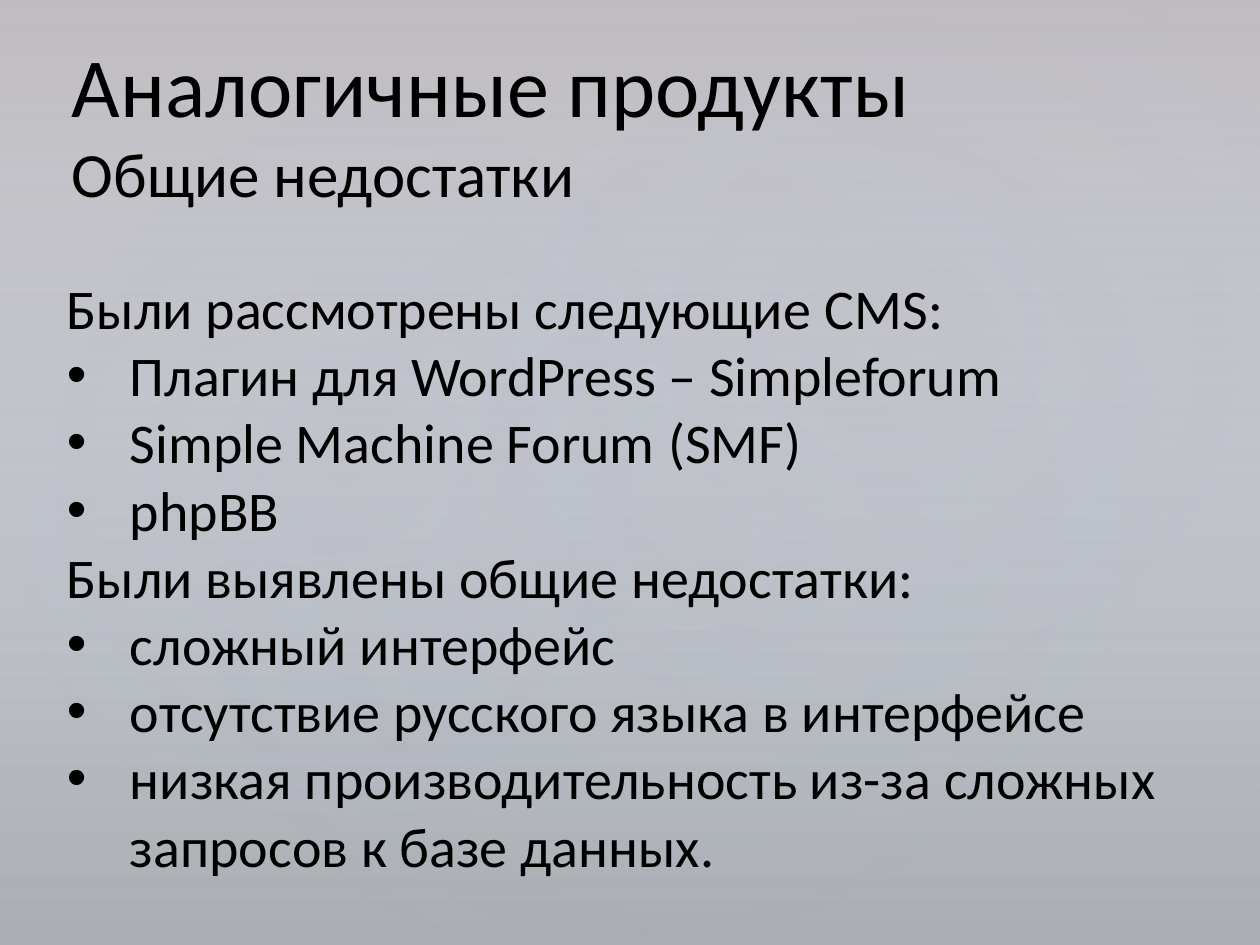
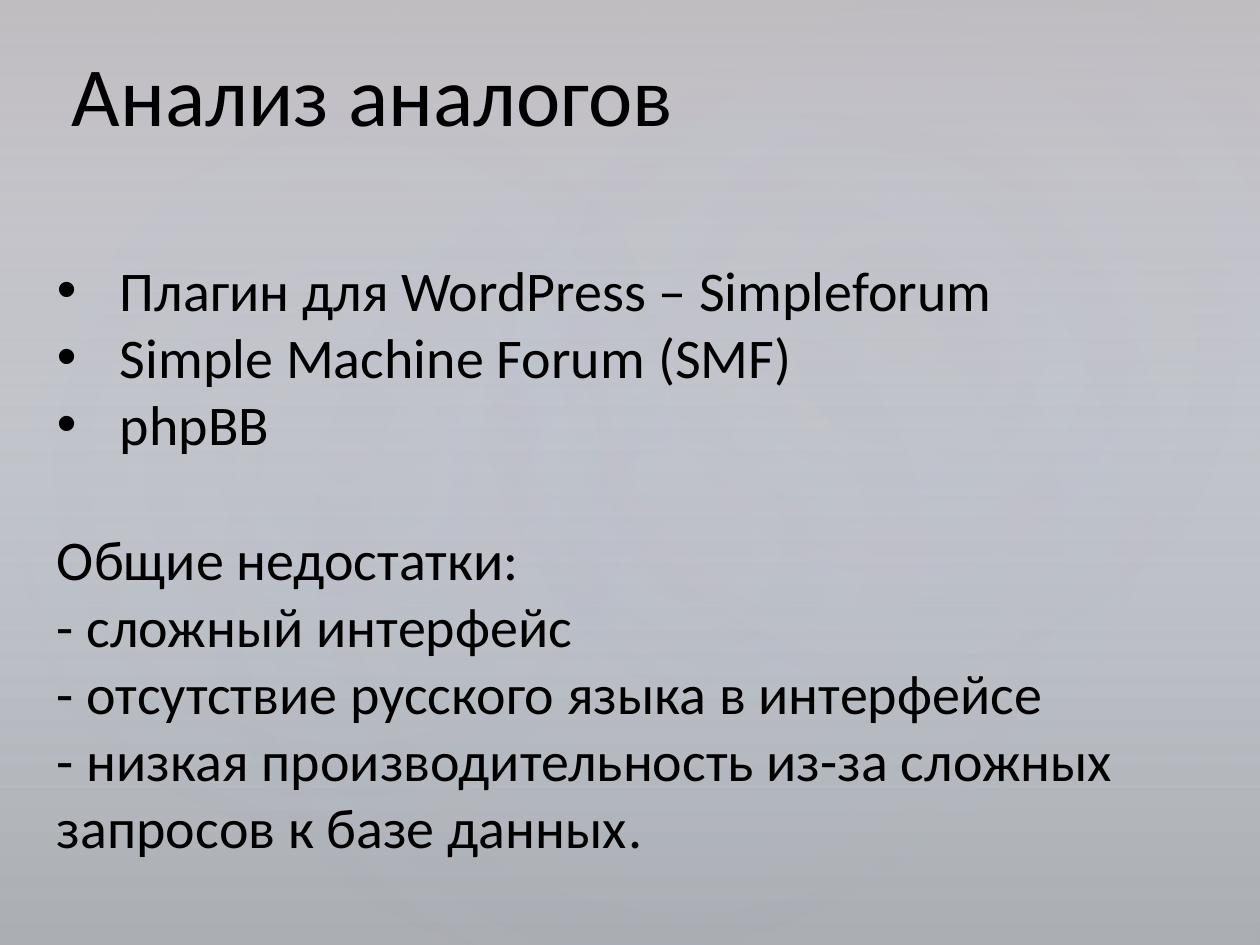
Before and after one commit to serpikovs/in40, a slide deck: slide 5 of !docs/common.pptx. Drawn at 1260x945 pixels with LibreOffice and Linux fonts; fonts in the diff are those of the drawing. Boxes give left, top, right and bottom in pixels: in the first picture for what was removed or moved away, otherwise in the second. Text is boxed around its words. In the diff, an @@ line names an element or a change of style, - is before the commit and + after.

```diff
--- a/!docs/common.pptx
+++ b/!docs/common.pptx
@@ text at (72, 72, 673, 127): text changed @@
-Аналогичные продукты
-Общие недостатки
+Анализ аналогов
@@ text "Плагин для WordPress – Simpleforum": place and size @@
-text "Плагин для WordPress – Simpleforum" at (67, 292, 1155, 876)
+text "Плагин для WordPress – Simpleforum" at (57, 272, 1112, 857)
@@ text at (67, 292, 943, 338): paragraph removed @@
-Были рассмотрены следующие CMS:
@@ text at (57, 542, 1112, 857): text changed @@
-Были выявлены общие недостатки:
-• сложный интерфейс
-• отсутствие русского языка в интерфейсе
-• низкая производительность из-за сложных запросов к базе данных.
+Общие недостатки:
+- сложный интерфейс
+- отсутствие русского языка в интерфейсе
+- низкая производительность из-за сложных запросов к базе данных.
```
Also in this commit, not shown: 1 other slide changed, 4 other files.
